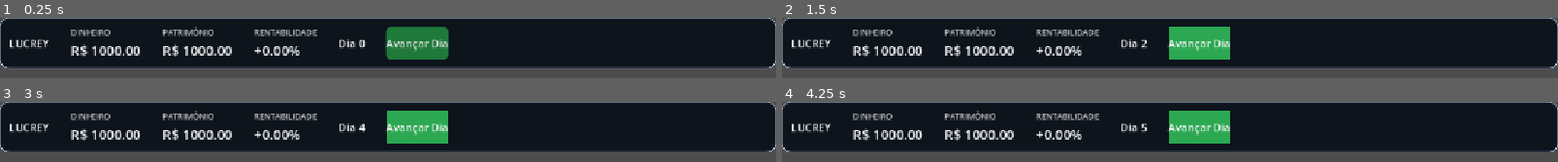
Above: before the commit, frames 1-4 (two rows, left to right).
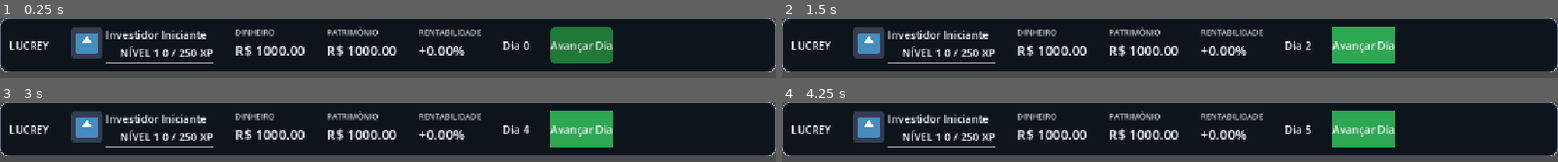
Above: after the commit, the same moments.

Repository: sofiabali/Lucrey
Game: Godot game, scene res://scenes/main.tscn
Same seed, same stepped clock (60 frames per second), same inputs: the game is played once before the commit and once after it. This scene is started directly instead of the project's main scene. The engine's default icon, where the game draws it, is replaced by a stand-in: a white triangle on a blue panel in a dark square.
Inputs:
- Up to frame 1 (0.25 s): no input
- Up to frame 2 (1.5 s): click "Avançar Dia" at 0.5 s; click "Avançar Dia" at 1.25 s
- Up to frame 3 (3 s): click "Avançar Dia" at 2 s; tap Enter at 2.75 s
- Up to frame 4 (4.25 s): tap Space at 3.5 s

The runs differ from the first frame. In frame 1, 28% of the frame differs, in the area x 0-100%, y 14-91%; in frame 2, 28%; in frame 3, 28%; in frame 4, 28%.

Commit message:
Criando Barra de XP

Diff:
--- a/jogo/scenes/hud.tscn
+++ b/jogo/scenes/hud.tscn
@@ -1,4 +1,6 @@
 [gd_scene format=3 uid="uid://cvgb8dg7x0g30"]
+
+[ext_resource type="Texture2D" uid="uid://7smdca4rs6qc" path="res://icon.svg" id="1_ahhtf"]
 
 [node name="HUD" type="CanvasLayer" unique_id=1770219081]
 
@@ -22,6 +24,44 @@
 [node name="Logo" type="Label" parent="BarraSuperior/Margem/Linha" unique_id=2879745]
 layout_mode = 2
 text = "LUCREY"
+
+[node name="CartaoInvestidor" type="HBoxContainer" parent="BarraSuperior/Margem/Linha" unique_id=2128729010]
+layout_mode = 2
+
+[node name="Avatar" type="TextureRect" parent="BarraSuperior/Margem/Linha/CartaoInvestidor" unique_id=856102883]
+custom_minimum_size = Vector2(48, 48)
+layout_mode = 2
+texture = ExtResource("1_ahhtf")
+expand_mode = 1
+stretch_mode = 4
+
+[node name="Info" type="VBoxContainer" parent="BarraSuperior/Margem/Linha/CartaoInvestidor" unique_id=349676995]
+layout_mode = 2
+
+[node name="LabelTitulo" type="Label" parent="BarraSuperior/Margem/Linha/CartaoInvestidor/Info" unique_id=1409416881]
+layout_mode = 2
+text = "Investidor Iniciante"
+
+[node name="LinhaNivel" type="HBoxContainer" parent="BarraSuperior/Margem/Linha/CartaoInvestidor/Info" unique_id=663400104]
+layout_mode = 2
+
+[node name="LabelNivel" type="Label" parent="BarraSuperior/Margem/Linha/CartaoInvestidor/Info/LinhaNivel" unique_id=741116333]
+unique_name_in_owner = true
+layout_mode = 2
+size_flags_horizontal = 3
+text = "NÍVEL 1"
+horizontal_alignment = 2
+
+[node name="LabelXp" type="Label" parent="BarraSuperior/Margem/Linha/CartaoInvestidor/Info/LinhaNivel" unique_id=132505563]
+unique_name_in_owner = true
+layout_mode = 2
+text = "0 / 250 XP"
+
+[node name="BarraXp" type="ProgressBar" parent="BarraSuperior/Margem/Linha/CartaoInvestidor/Info" unique_id=1877057913]
+unique_name_in_owner = true
+custom_minimum_size = Vector2(160, 0)
+layout_mode = 2
+show_percentage = false
 
 [node name="GrupoDinheiro" type="VBoxContainer" parent="BarraSuperior/Margem/Linha" unique_id=507080946]
 layout_mode = 2
--- a/jogo/scenes/lucrey_theme.tres
+++ b/jogo/scenes/lucrey_theme.tres
@@ -25,8 +25,24 @@
 corner_radius_bottom_right = 12
 corner_radius_bottom_left = 12
 
+[sub_resource type="StyleBoxFlat" id="StyleBoxFlat_fr1xc"]
+bg_color = Color(0.7413847, 0.7413847, 0.7413844, 1)
+corner_radius_top_left = 15
+corner_radius_top_right = 15
+corner_radius_bottom_right = 15
+corner_radius_bottom_left = 15
+
+[sub_resource type="StyleBoxFlat" id="StyleBoxFlat_pawul"]
+bg_color = Color(0.23529412, 0.6156863, 0.24705882, 1)
+corner_radius_top_left = 15
+corner_radius_top_right = 15
+corner_radius_bottom_right = 15
+corner_radius_bottom_left = 15
+
 [resource]
 Button/styles/hover = SubResource("StyleBoxFlat_akwjr")
 Button/styles/normal = SubResource("StyleBoxFlat_py3gm")
 Button/styles/pressed = SubResource("StyleBoxFlat_bwxek")
 PanelContainer/styles/panel = SubResource("StyleBoxFlat_ltphf")
+ProgressBar/styles/background = SubResource("StyleBoxFlat_fr1xc")
+ProgressBar/styles/fill = SubResource("StyleBoxFlat_pawul")
--- a/jogo/scripts/game_state.gd
+++ b/jogo/scripts/game_state.gd
@@ -50,3 +50,22 @@
 func rentabilidade() -> float:
 	# Em %, em relação ao dinheiro inicial (o "+24,35%" do seu protótipo).
 	return (patrimonio() / DINHEIRO_INICIAL - 1.0) * 100.0
+
+signal xp_mudou
+
+var nivel: int = 1
+var xp: int = 0
+
+
+func xp_para_proximo_nivel() -> int:
+	return nivel * 250
+
+func ganhar_xp(quantidade: int) -> void:
+	xp += quantidade
+
+	while xp >= xp_para_proximo_nivel():
+		xp -= xp_para_proximo_nivel()
+		nivel += 1
+
+	xp_mudou.emit()
+	pass
--- a/jogo/scripts/hud.gd
+++ b/jogo/scripts/hud.gd
@@ -5,12 +5,16 @@
 @onready var label_rentabilidade: Label = %ValorRentabilidade
 @onready var label_dia: Label = %LabelDia
 @onready var botao_avancar: Button = %BotaoAvancar
+@onready var label_nivel: Label = %LabelNivel
+@onready var label_xp: Label = %LabelXp
+@onready var barra_xp: ProgressBar = %BarraXp
 
 
 func _ready() -> void:
 	botao_avancar.pressed.connect(_on_botao_avancar_pressed)
 	GameState.dinheiro_mudou.connect(_on_dinheiro_mudou)
 	Market.dia_avancou.connect(_on_dia_avancou)
+	GameState.xp_mudou.connect(_atualizar_tudo)
 	_atualizar_tudo()
 
 func _atualizar_tudo() -> void:
@@ -29,7 +33,10 @@
 
 	label_rentabilidade.text = "%+.2f%%" % rent
 	label_dia.text = "Dia %d" % Market.dia
-
+	label_nivel.text = "NÍVEL %d" % GameState.nivel
+	label_xp.text = "%d / %d XP" % [GameState.xp, GameState.xp_para_proximo_nivel()]
+	barra_xp.max_value = GameState.xp_para_proximo_nivel()
+	barra_xp.value = GameState.xp
 
 
 func _on_botao_avancar_pressed() -> void:
